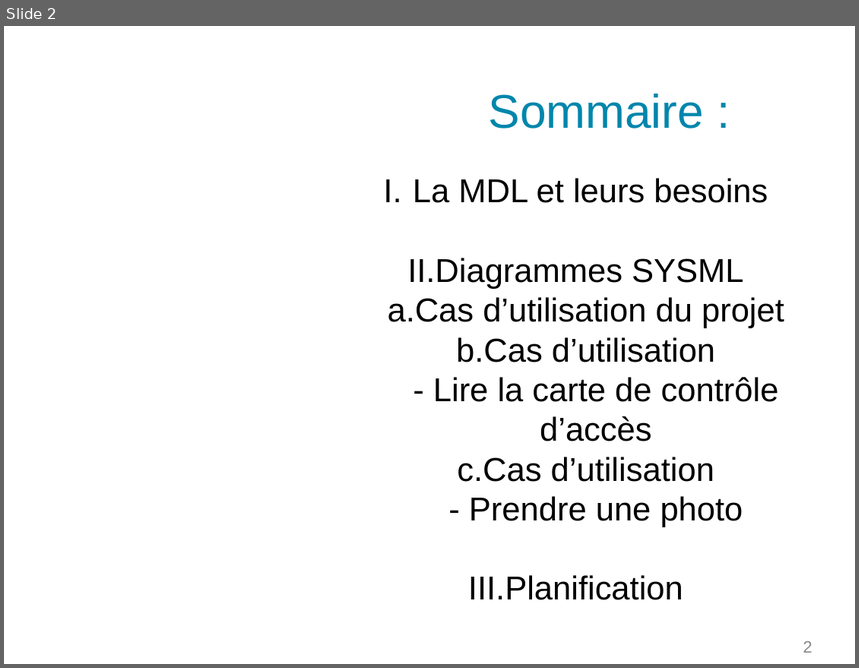
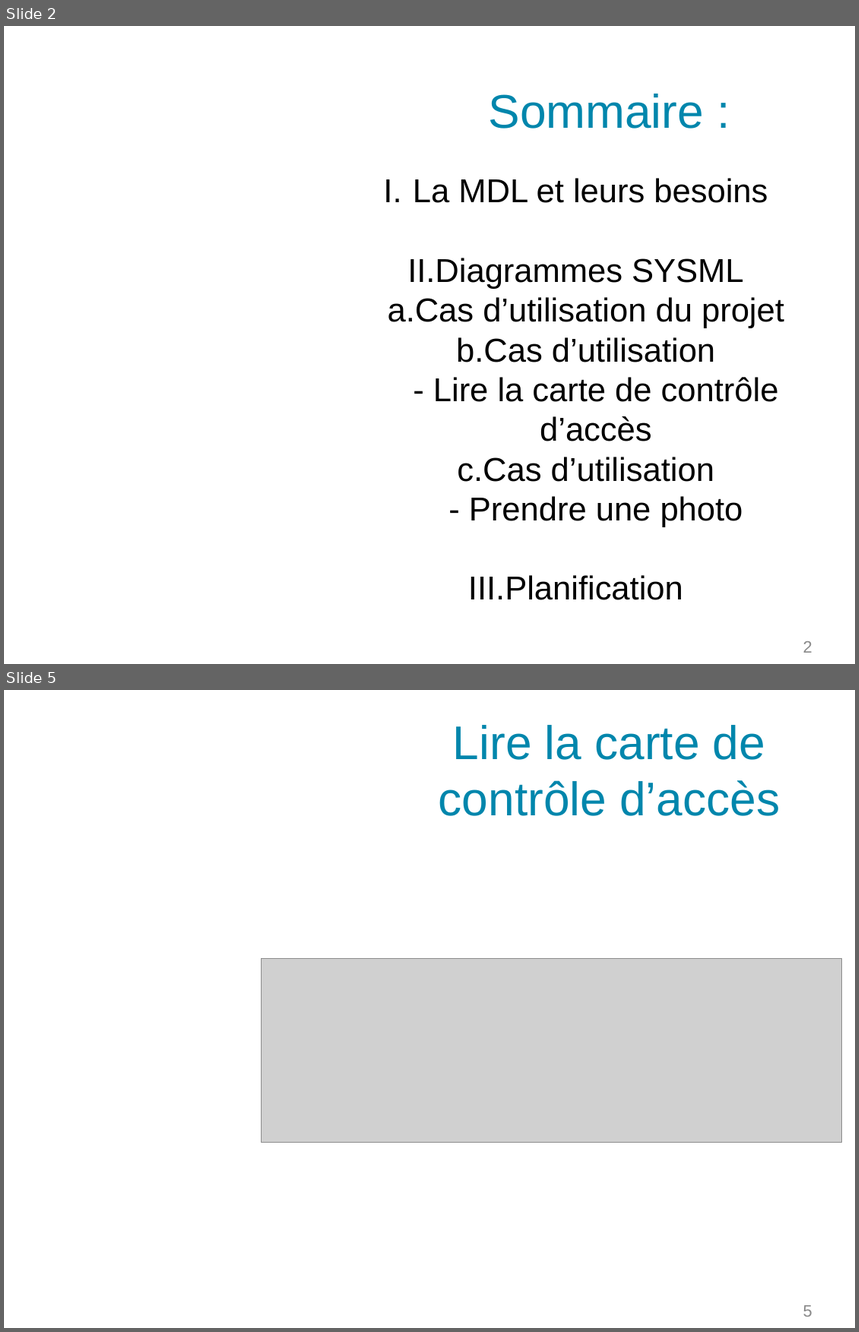
Before and after one commit to PinaudLucas/Projet, a slide deck: Lucas/Revue_commun.odp. Shown one above the other, each under a label of ours: slide 2 before the commit, slides 2 and 5 after it; the slides between them are not shown. The pictures are 859x668 and 859x1332 pixels, drawn with LibreOffice and Linux fonts; fonts in the diff are those of the drawing; grey boxes stand for pictures; background and template pictures are left out. Boxes give left, top, right and bottom in pixels: in the first picture for what was removed or moved away, otherwise in the second. Text is boxed around its words. In the diff, an @@ line names an element or a change of style, - is before the commit and + after.

```diff
--- a/Lucas/Revue_commun.odp
+++ b/Lucas/Revue_commun.odp
@@ slide 5 added at box(4, 690, 855, 1328), background picture (left out) @@
@@ title added at box(439, 725, 780, 816), 40 pt, text #0086AC @@
+Lire la carte de contrôle d’accès
@@ picture added at box(261, 958, 842, 1142) @@
@@ page number added at box(804, 1306, 813, 1317), 14 pt, text #898989 @@
+5
```
Also in this commit, not shown: 1 slide changed, 2 other slides added, 3 slides removed, 1 other file.
